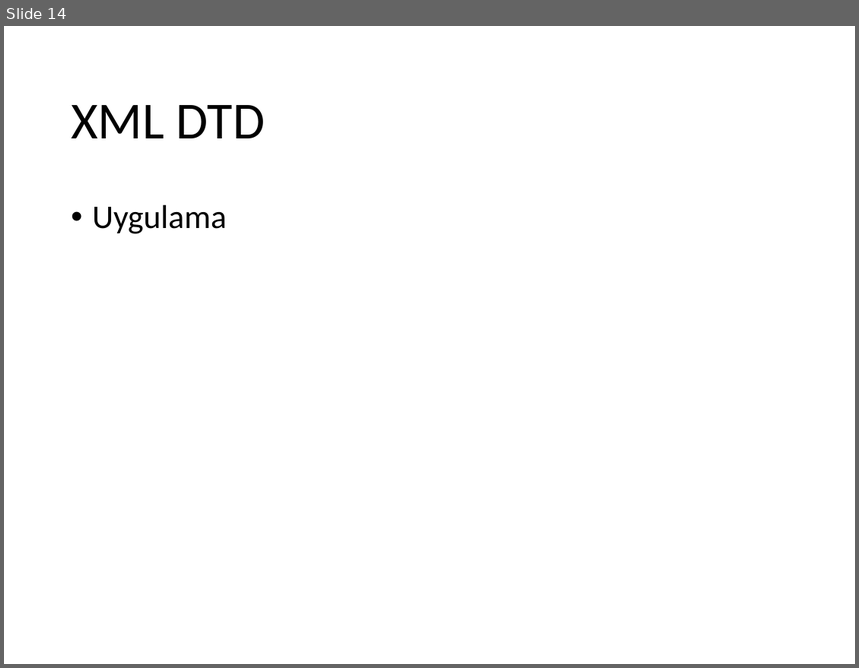
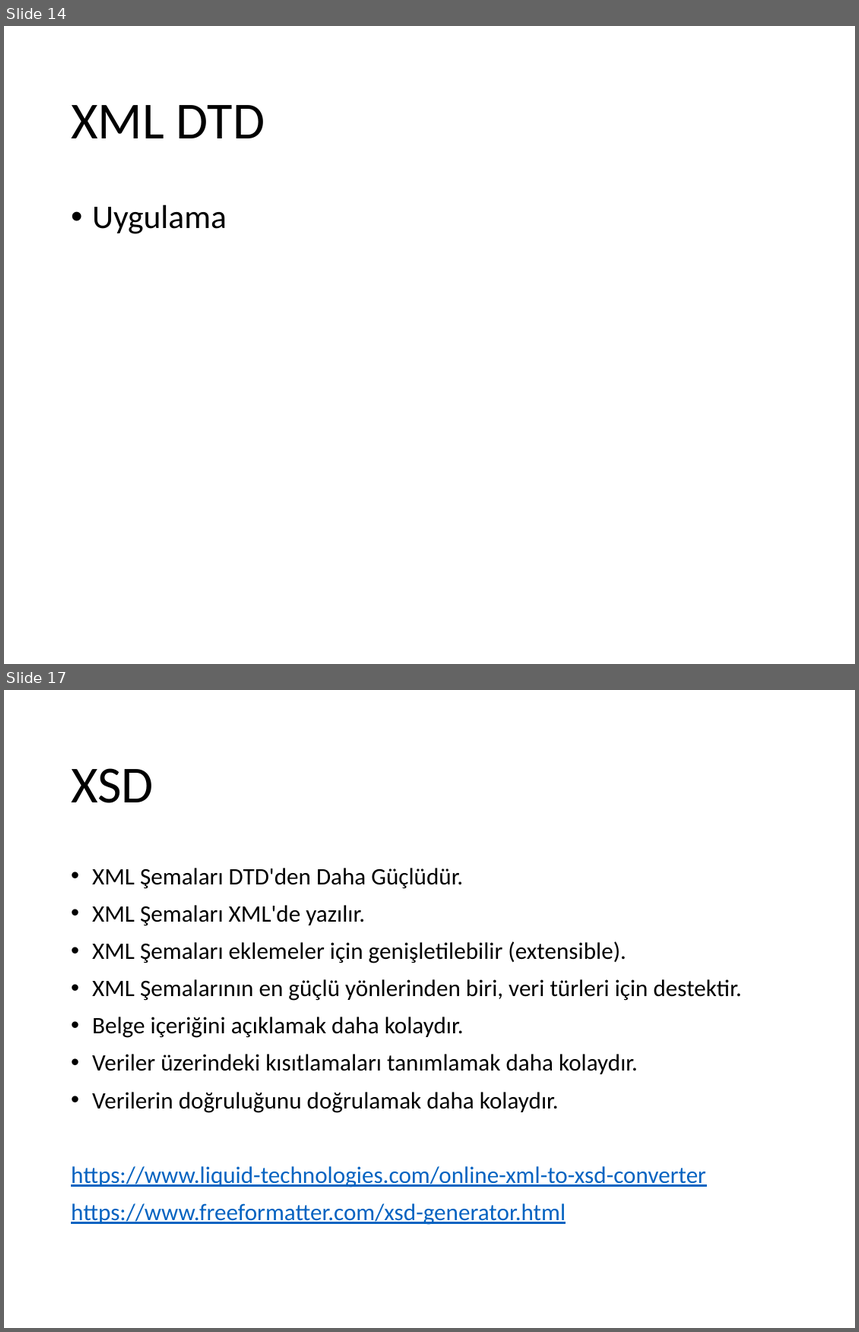
Before and after one commit to ihpar/dbms, a slide deck: Slides/Ders 1.pptx. Shown one above the other, each under a label of ours: slide 14 before the commit, slides 14 and 17 after it; the slides between them are not shown. The pictures are 859x668 and 859x1332 pixels, drawn with LibreOffice and Linux fonts; fonts in the diff are those of the drawing. Boxes give left, top, right and bottom in pixels: in the first picture for what was removed or moved away, otherwise in the second. Text is boxed around its words. In the diff, an @@ line names an element or a change of style, - is before the commit and + after.

```diff
--- a/Slides/Ders 1.pptx
+++ b/Slides/Ders 1.pptx
@@ slide 17 added at <box>4,690,855,1328</box>, background #FFFFFF @@
@@ title added at <box>71,768,153,803</box>, 44 pt, text #000000 @@
+XSD
@@ text added at <box>71,868,742,1225</box>, 20 pt, text #000000 @@
+• XML Şemaları DTD'den Daha Güçlüdür.
+• XML Şemaları XML'de yazılır.
+• XML Şemaları eklemeler için genişletilebilir (extensible).
+• XML Şemalarının en güçlü yönlerinden biri, veri türleri için destektir.
+• Belge içeriğini açıklamak daha kolaydır.
+• Veriler üzerindeki kısıtlamaları tanımlamak daha kolaydır.
+• Verilerin doğruluğunu doğrulamak daha kolaydır.
+https://www.liquid-technologies.com/online-xml-to-xsd-converter
+https://www.freeformatter.com/xsd-generator.html
```
Also in this commit, not shown: 2 other slides added.
